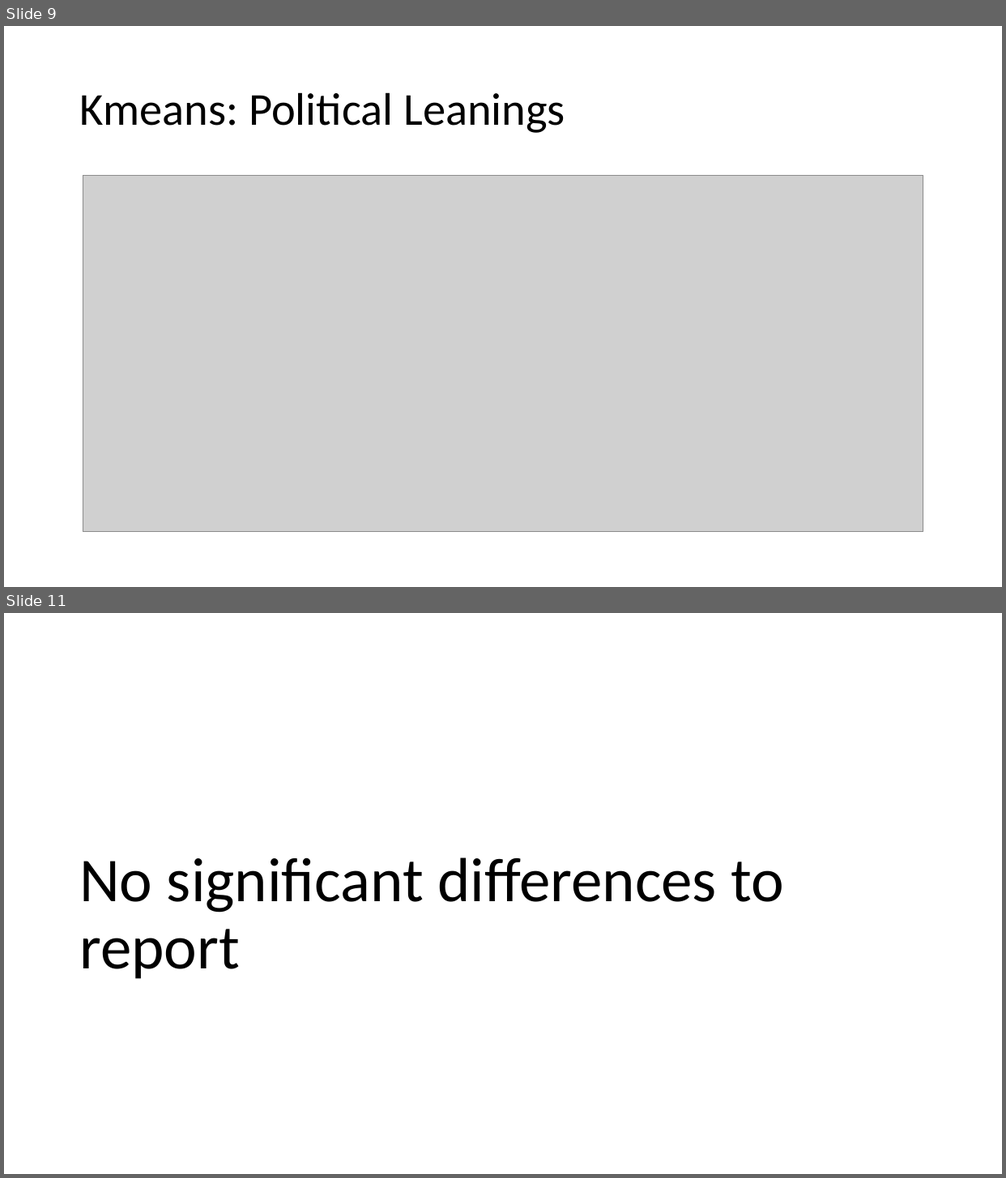
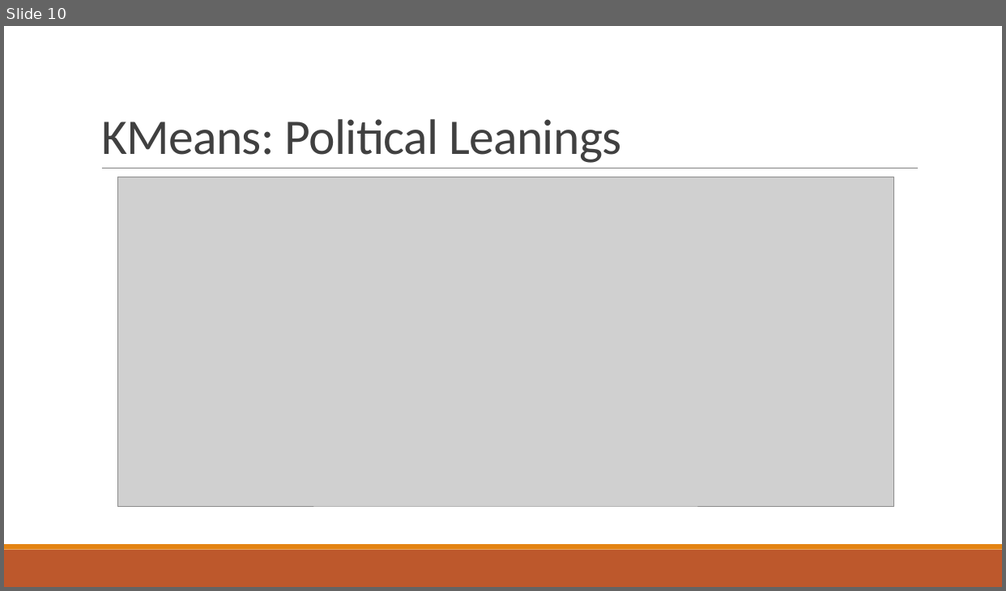
Before and after one commit to lobodemonte/big-data-for-public-policy, a slide deck: final/presentation.pptx. Shown one above the other, each under a label of ours: slides 9 and 11 before the commit, slide 10 after it; the slides between them are not shown. The pictures are 1006x1178 and 1006x591 pixels, drawn with LibreOffice and Linux fonts; fonts in the diff are those of the drawing; grey boxes stand for pictures. Boxes give left, top, right and bottom in pixels: in the first picture for what was removed or moved away, otherwise in the second. Text is boxed around its words. In the diff, an @@ line names an element or a change of style, - is before the commit and + after.

```diff
--- a/final/presentation.pptx
+++ b/final/presentation.pptx
@@ slide 11 removed at [4, 613, 1002, 1174], background #FFFFFF @@
@@ title removed at [79, 858, 784, 979] @@
-No significant differences to report
@@ what was slide 9 is now slide 10 @@
@@ slide 10 changed as well @@
@@ title "KMeans: Political Leanings" at [101, 119, 621, 163]: vertical alignment middle to bottom @@
@@ title at [101, 119, 621, 163]: text changed; size 44 to 48 pt; text colour #000000 to #404040 @@
-Kmeans: Political Leanings
+KMeans: Political Leanings
@@ line added from (102, 169) to (918, 169), #808080 0.5 pt @@
@@ picture: place and size @@
-picture at [83, 176, 923, 532]
+picture at [117, 177, 894, 506]
@@ rectangle added at [4, 550, 1002, 587], fill #BD582C @@
@@ rectangle added at [4, 544, 1002, 550], fill #E48312 @@
```
Also in this commit, not shown: 10 other slides changed, 3 slides added, 2 other slides removed, 1 other file.
